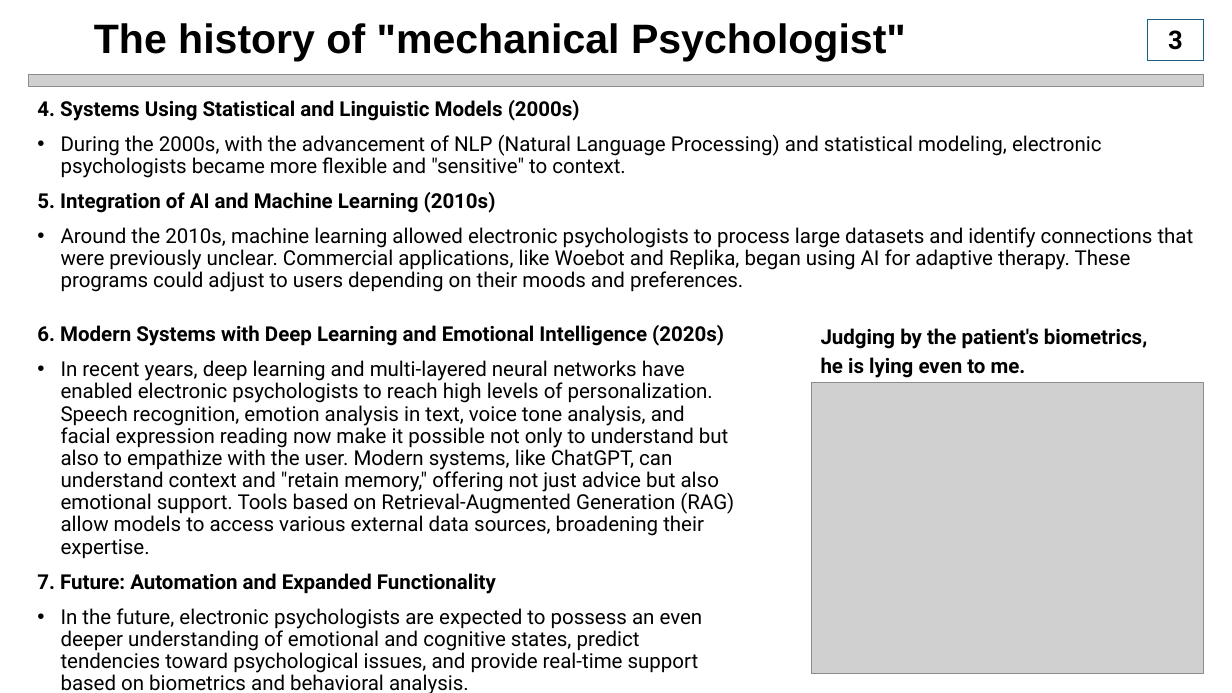
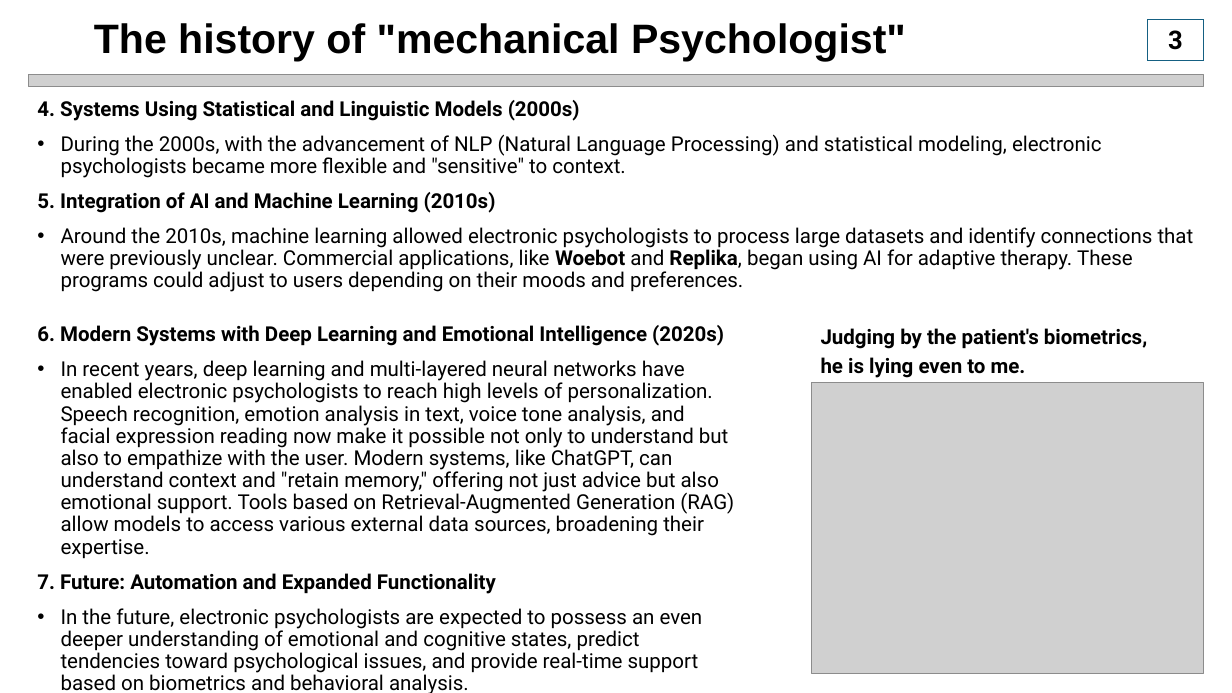
Before and after one commit to IlyaZutler/Project_4-Psychologist_IA, a slide deck: slide 4 of Presentation3.pptx. Drawn at 1232x693 pixels with LibreOffice and Linux fonts; fonts in the diff are those of the drawing; grey boxes stand for pictures. Boxes give left, top, right and bottom in pixels: in the first picture for what was removed or moved away, otherwise in the second. Text is boxed around its words. In the diff, an @@ line names an element or a change of style, - is before the commit and + after.

```diff
--- a/Presentation3.pptx
+++ b/Presentation3.pptx
@@ text at (x1=61, y1=227, x2=1194, y2=292): bold on in "Woebot Replika," @@
```
Also in this commit, not shown: 6 other slides changed, 8 other files.
